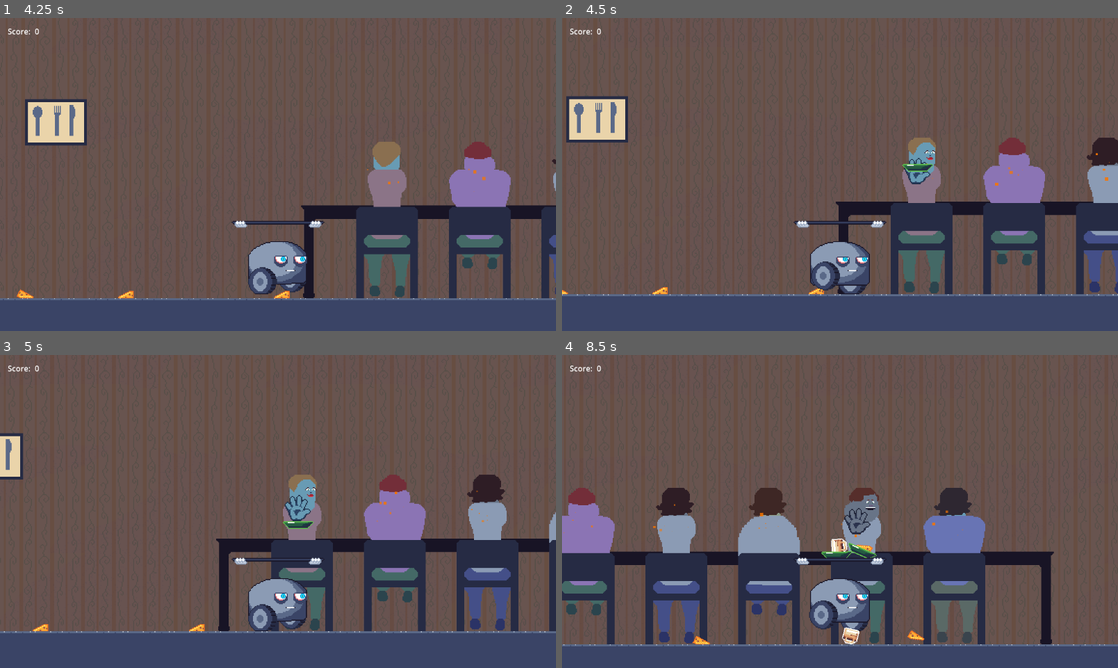
Above: before the commit, frames 1-4 (two rows, left to right).
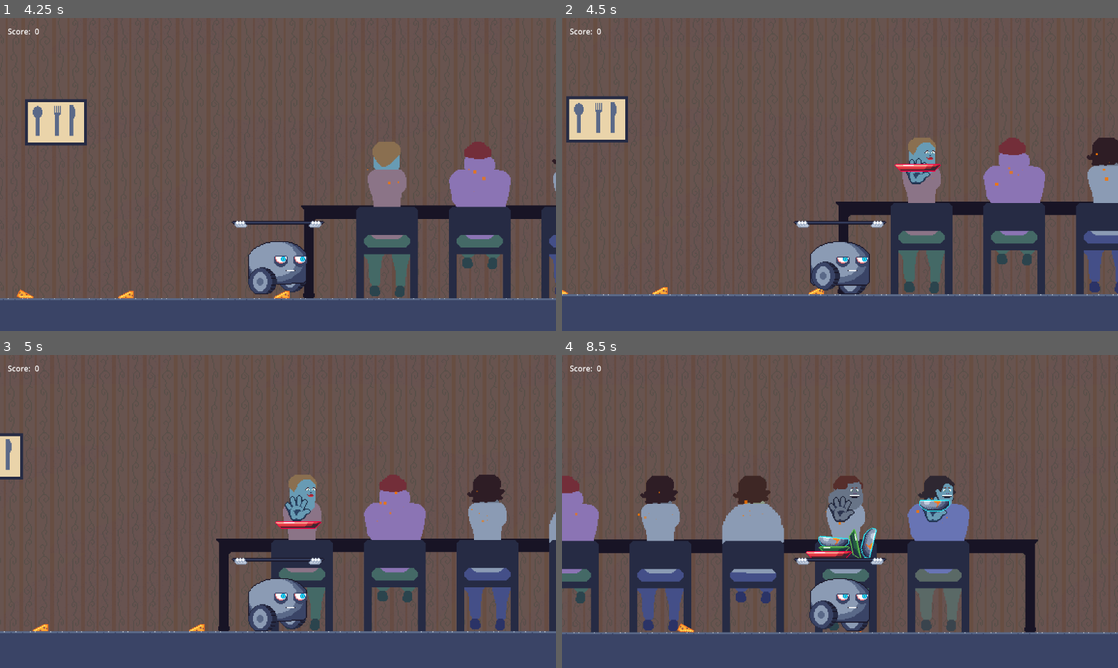
Above: after the commit, the same moments.

Repository: qntnt/alt_ctrl_jam
Game: Godot game, scene res://game_scene.tscn
The game is run twice, just before and just after one commit, with the same random seed, the same clock (stepped at 60 frames per second) and the same inputs.
Inputs (mouse positions are in pixels of both pictures, inside the frame that each line leads up to):
- Up to frame 1 (4.25 s): tap Enter at 0.5 s; move the mouse to (400, 158) at 0.52 s; hold Space (big_button) 0.53-1.25 s; click (400, 158) at 0.67 s; drag from (166, 190) to (250, 237) at 1.27 s; move the mouse to (333, 105) at 2.02 s; hold Space (big_button) 2.03-2.75 s; click (333, 105) at 2.17 s; drag from (250, 237) to (111, 127) at 2.77 s; move the mouse to (444, 221) at 3.52 s; hold Space (big_button) from 3.53 s (still down); click (444, 221) at 3.67 s
- Up to frame 2 (4.5 s): release Space (big_button) at 4.25 s; drag from (673, 127) to (956, 299) at 4.27 s
- Up to frame 3 (5 s): no input
- Up to frame 4 (8.5 s): move the mouse to (867, 511) at 5.02 s; hold Space (big_button) 5.03-5.75 s; click (867, 511) at 5.17 s; drag from (756, 433) to (701, 636) at 5.77 s; move the mouse to (962, 495) at 6.52 s; hold Space (big_button) 6.53-7.25 s; click (962, 495) at 6.67 s; drag from (728, 527) to (812, 649) at 7.27 s; move the mouse to (895, 442) at 8.02 s; hold Space (big_button) from 8.03 s (still down); click (895, 442) at 8.17 s

Frame 1 is identical in both runs. In frame 2, 0.2% of the frame differs, in the area x 59-69%, y 46-50%; in frame 3, 0.2%; in frame 4, 26%, in the area x 0-100%, y 38-94%.

Commit message:
Pre-spawn next section so that they can be closer together without popping in on-screen

Diff:
--- a/nodes/robot/robot.gd
+++ b/nodes/robot/robot.gd
@@ -15,6 +15,7 @@
 
 @export var move_acceleration := 1000.0
 @export var move_speed := 100.0
+@export var distance_between_sections := 150
 
 @onready var tray := $Tray as Tray
 @onready var music_player := $MusicPlayer as AudioStreamPlayer
@@ -22,19 +23,33 @@
 @onready var animation_player := $Body/AnimationPlayer as AnimationPlayer
 @onready var next_section_spawn_point := $NextSectionSpawnPoint as Node2D
 
+var _current_section: BaseSection
+var _next_section: BaseSection
 var _next_section_id := 0
 
 func _ready() -> void:
+	_spawn_next_section()
+	await get_tree().process_frame
 	_spawn_next_section()
 
 func _spawn_next_section() -> void:
 	var section = sections[_next_section_id].instantiate() as BaseSection
 	NodeLocator.get_game_node().add_child.call_deferred(section)
-	section.global_position.x = next_section_spawn_point.global_position.x
+	if _current_section:
+		var section_shape = _current_section.collision_shape.shape as RectangleShape2D
+		section.global_position.x = _current_section.global_position.x + section_shape.size.x + distance_between_sections
+		_next_section = section
+	else:
+		section.global_position.x = next_section_spawn_point.global_position.x
+		_current_section = section
+
 	_next_section_id = section_transitions[_next_section_id].pick_random()
 	section.done.connect(_on_section_done)
 
 func _on_section_done() -> void:
+	if(_next_section):
+		_current_section = _next_section
+		_next_section = null
 	_spawn_next_section()
 
 func _physics_process(delta: float) -> void:
--- a/nodes/sections/base_section.gd
+++ b/nodes/sections/base_section.gd
@@ -2,6 +2,8 @@
 extends Area2D
 
 # Right click me, and select "New Inherited Scene"
+
+@onready var collision_shape := $CollisionShape2D as CollisionShape2D
 
 signal done()
 
--- a/nodes/sections/obstacle_section.gd
+++ b/nodes/sections/obstacle_section.gd
@@ -2,10 +2,8 @@
 
 @export var num_obstacles := 3
 
-@onready var collision_shape := $CollisionShape2D as CollisionShape2D
-@onready var shape := collision_shape.shape as RectangleShape2D
-
 func _ready() -> void:
+	var shape := collision_shape.shape as RectangleShape2D
 	var start := collision_shape.global_position.x - (shape.size.x/2)
 	var end := start + shape.size.x + 1
 	var step := shape.size.x / (num_obstacles - 1)
--- a/nodes/sections/obstacle_section.tscn
+++ b/nodes/sections/obstacle_section.tscn
@@ -4,12 +4,12 @@
 [ext_resource type="Script" path="res://nodes/sections/obstacle_section.gd" id="2_3msoj"]
 
 [sub_resource type="RectangleShape2D" id="RectangleShape2D_xl47o"]
-size = Vector2(300, 320)
+size = Vector2(300, 100)
 
 [node name="ObstacleSection" instance=ExtResource("1_xxam8")]
 script = ExtResource("2_3msoj")
 num_obstacles = 6
 
 [node name="CollisionShape2D" parent="." index="0"]
-position = Vector2(150, -160)
+position = Vector2(150, -50)
 shape = SubResource("RectangleShape2D_xl47o")
--- a/nodes/sections/table_section.gd
+++ b/nodes/sections/table_section.gd
@@ -1,6 +1,5 @@
 extends BaseSection
 
-@onready var collision_shape := $CollisionShape2D as CollisionShape2D
 @onready var shape := collision_shape.shape as RectangleShape2D
 @onready var table := $Table as Table
 
